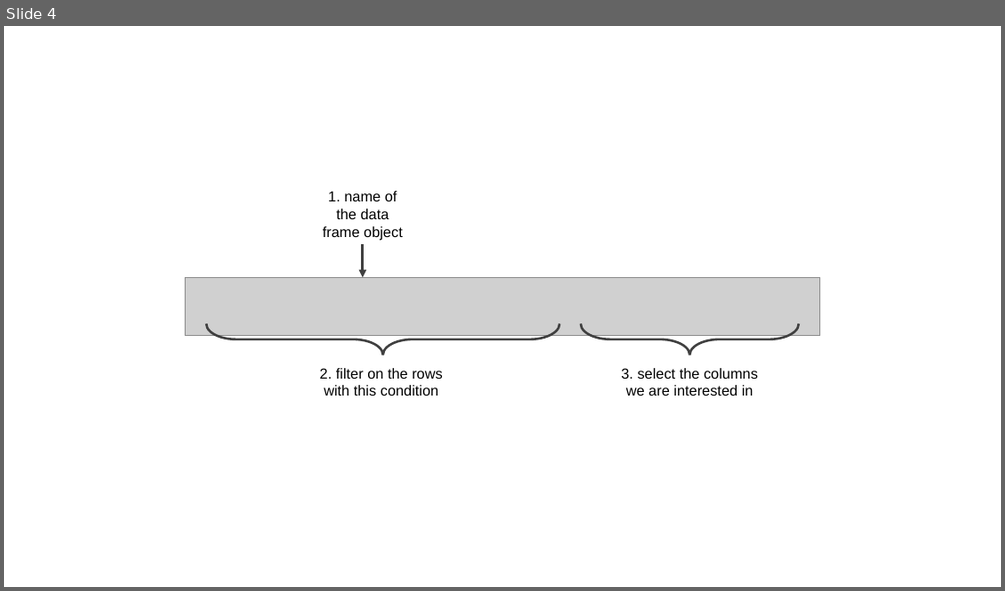
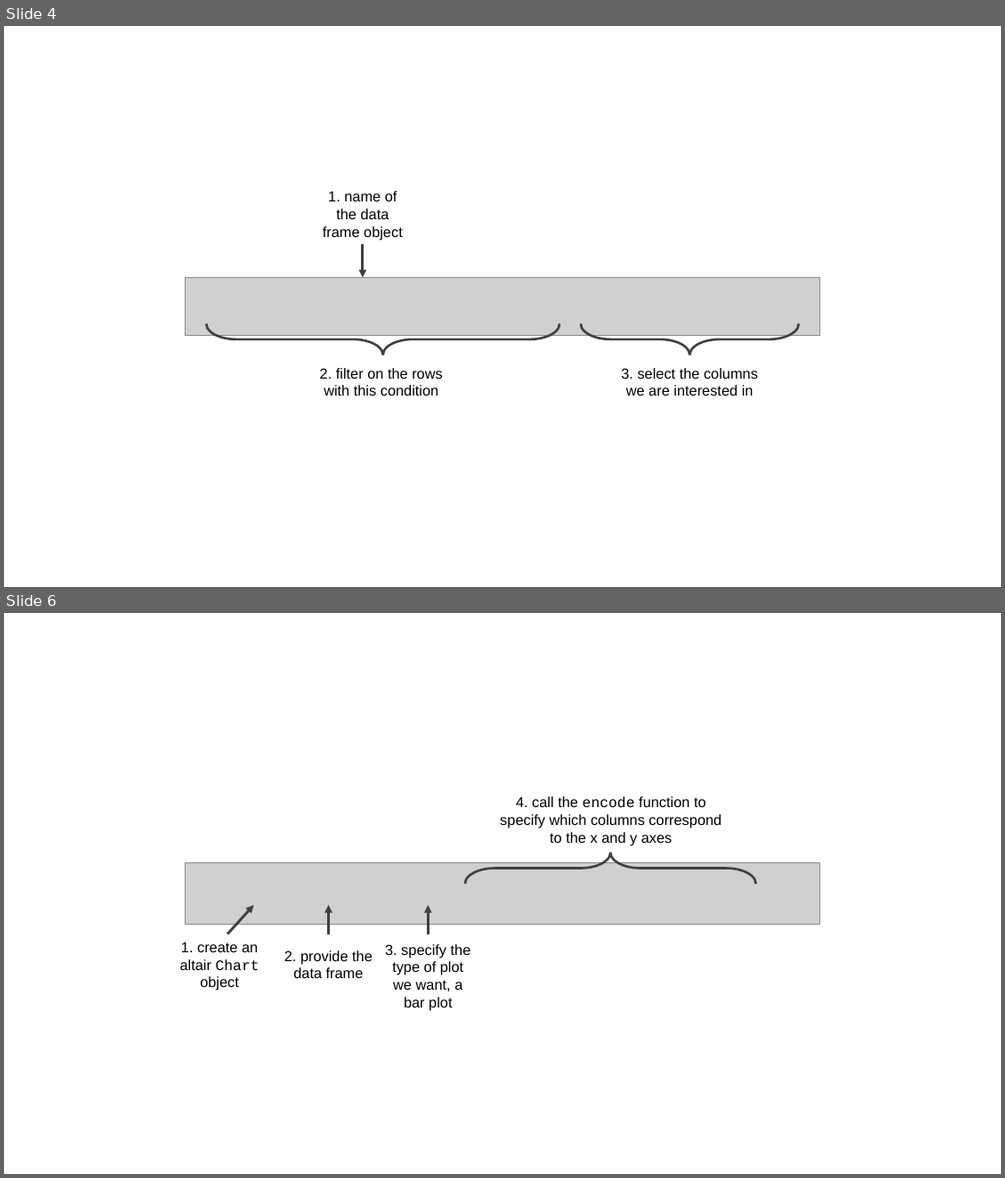
Before and after one commit to UBC-DSCI/introduction-to-datascience-python, a slide deck: source/img/code-figures.pptx. Shown one above the other, each under a label of ours: slide 4 before the commit, slides 4 and 6 after it; the slides between them are not shown. The pictures are 1005x591 and 1005x1178 pixels, drawn with LibreOffice and Linux fonts; fonts in the diff are those of the drawing; grey boxes stand for pictures. Boxes give left, top, right and bottom in pixels: in the first picture for what was removed or moved away, otherwise in the second. Text is boxed around its words. In the diff, an @@ line names an element or a change of style, - is before the commit and + after.

```diff
--- a/source/img/code-figures.pptx
+++ b/source/img/code-figures.pptx
@@ slide 6 added at (4,613,1001,1174), background #FFFFFF @@
@@ text added at (500,796,721,845), 14 pt, text #000000 @@
+4. call the encode function to specify which columns correspond to the x and y axes
@@ right brace added at (465,852,756,884), outline #404040 2.25 pt @@
@@ picture added at (185,863,821,924) @@
@@ arrow added from (227, 933) to (254, 905), #404040 2.5 pt @@
@@ arrow added from (329, 933) to (329, 905), #404040 2.5 pt @@
@@ arrow added from (428, 933) to (428, 905), #404040 2.5 pt @@
@@ text added at (180,941,259,990), 14 pt, text #000000 @@
+1. create an altair Chart object
@@ text added at (284,950,372,978), 14 pt, text #000000 @@
+2. provide the data frame
@@ text added at (385,944,471,1010), 14 pt, text #000000 @@
+3. specify the type of plot we want, a bar plot
```
Also in this commit, not shown: 2 slides changed, 1 other slide added, 3 other files.
